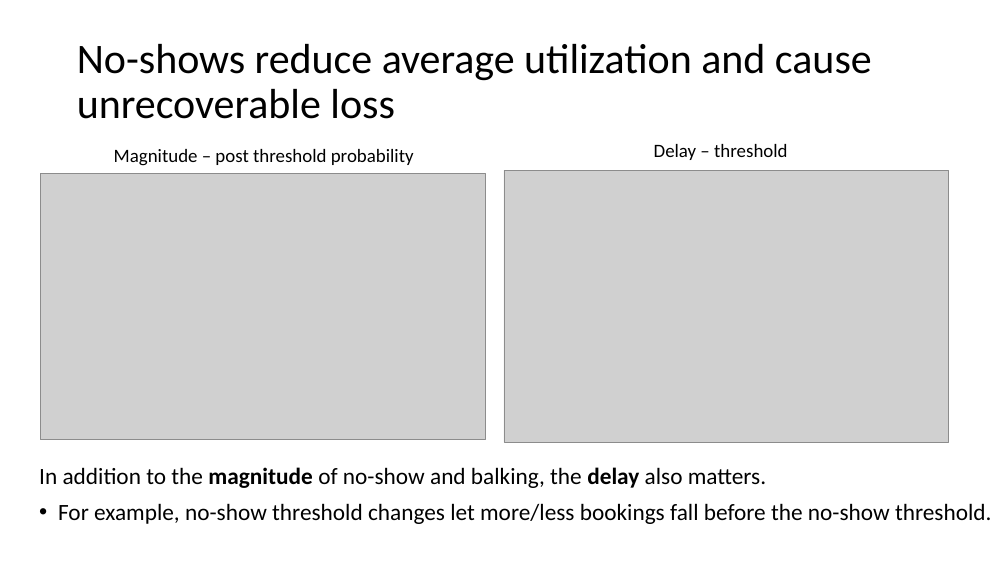
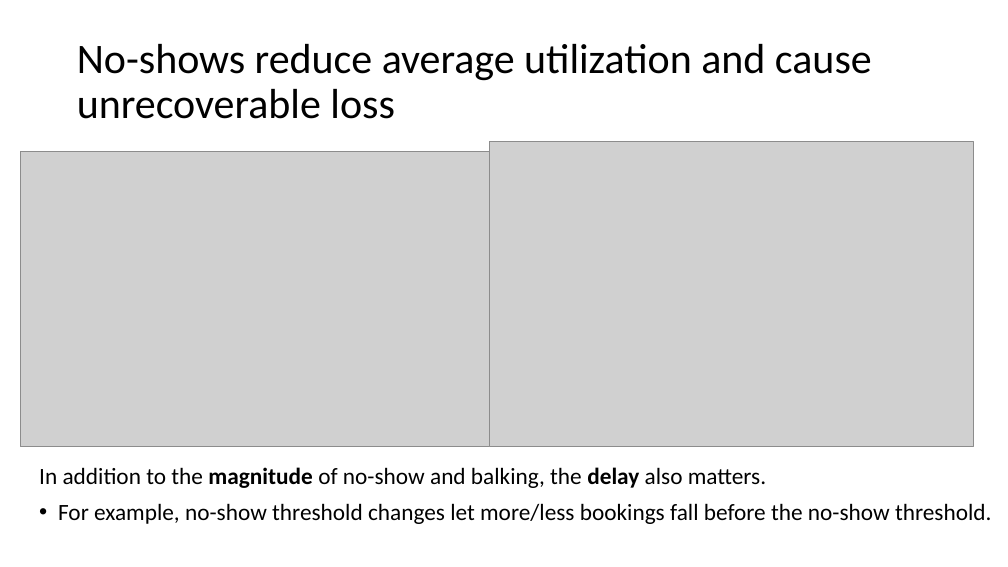
Before and after one commit to YcartXin/CUIMC-Appointment-Simulation, a slide deck: slide 8 of presentation/FCFS Presentation.pptx. Drawn at 1008x567 pixels with LibreOffice and Linux fonts; fonts in the diff are those of the drawing; grey boxes stand for pictures. Boxes give left, top, right and bottom in pixels: in the first picture for what was removed or moved away, otherwise in the second. Text is boxed around its words. In the diff, an @@ line names an element or a change of style, - is before the commit and + after.

```diff
--- a/presentation/FCFS Presentation.pptx
+++ b/presentation/FCFS Presentation.pptx
@@ text removed at <box>114,149,414,166</box> @@
-Magnitude – post threshold probability
@@ picture: place and size @@
-picture at <box>504,170,949,442</box>
+picture at <box>489,142,973,447</box>
@@ text removed at <box>654,144,787,160</box> @@
-Delay – threshold
@@ picture: place and size @@
-picture at <box>40,173,485,440</box>
+picture at <box>20,151,489,447</box>
```
Also in this commit, not shown: 6 other slides changed, 5 slides added, 18 other files.
